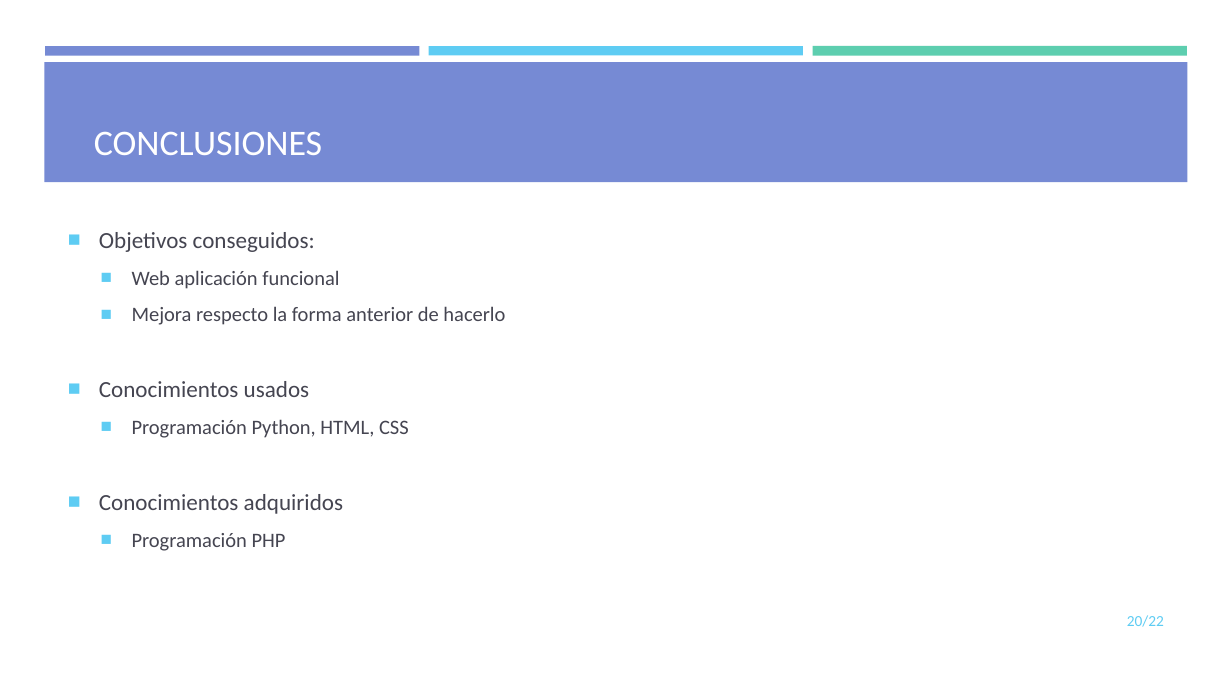
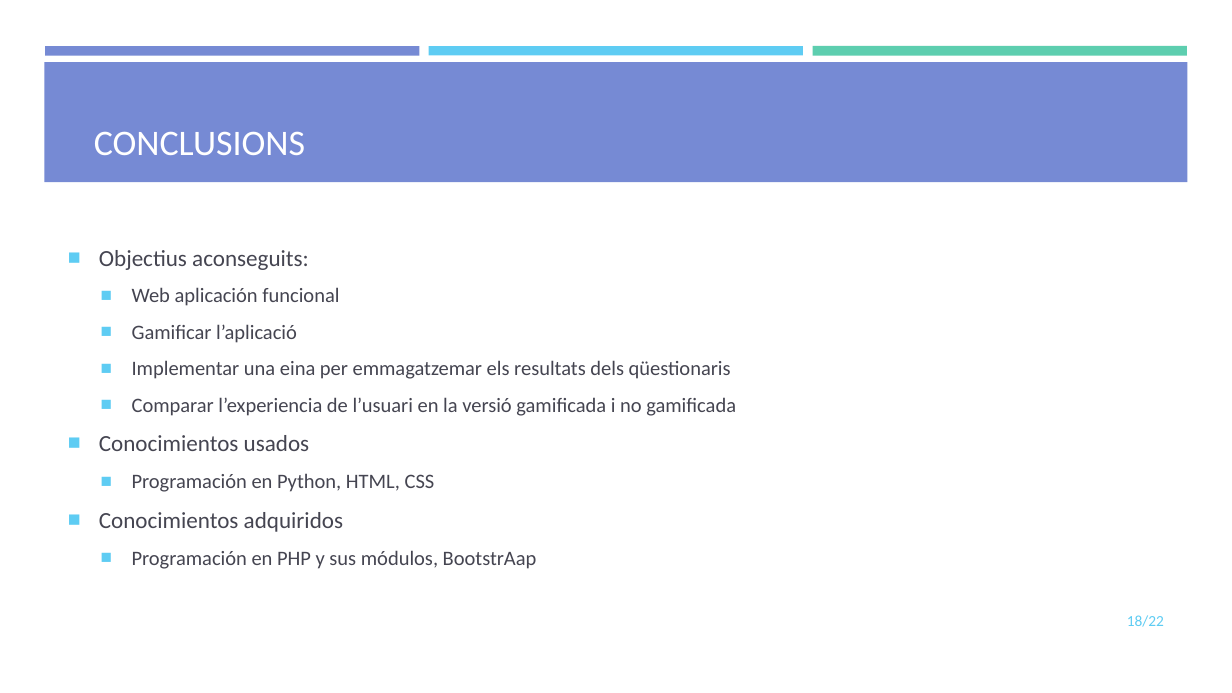
Before and after one commit to mdlunag/tfg, a slide deck: slide 18 of tfg_presentacio.pptx (slide 20 before the commit). Drawn at 1232x693 pixels with LibreOffice and Linux fonts; fonts in the diff are those of the drawing. Boxes give left, top, right and bottom in pixels: in the first picture for what was removed or moved away, otherwise in the second. Text is boxed around its words. In the diff, an @@ line names an element or a change of style, - is before the commit and + after.

```diff
--- a/tfg_presentacio.pptx
+++ b/tfg_presentacio.pptx
@@ title at <box>94,131,305,155</box>: text changed @@
-CONCLUSIONES
+CONCLUSIONS
@@ text at <box>99,250,309,270</box>: text changed @@
-■ Objetivos conseguidos:
+■ Objectius aconseguits:
@@ text at <box>132,324,736,416</box>: text changed @@
-  ■ Mejora respecto la forma anterior de hacerlo
+  ■ Gamificar l’aplicació
+  ■ Implementar una eina per emmagatzemar els resultats dels qüestionaris
+  ■ Comparar l’experiencia de l’usuari en la versió gamificada i no gamificada
@@ text at <box>132,473,435,492</box>: text changed @@
-  ■ Programación Python, HTML, CSS
+  ■ Programación en Python, HTML, CSS
@@ text at <box>132,550,537,569</box>: text changed @@
-  ■ Programación PHP
+  ■ Programación en PHP y sus módulos, BootstrAap
@@ page number at <box>1127,615,1164,627</box>: text changed @@
-20/22
+18/22
```
Also in this commit, not shown: 9 other slides changed, 4 slides added, 6 slides removed.
